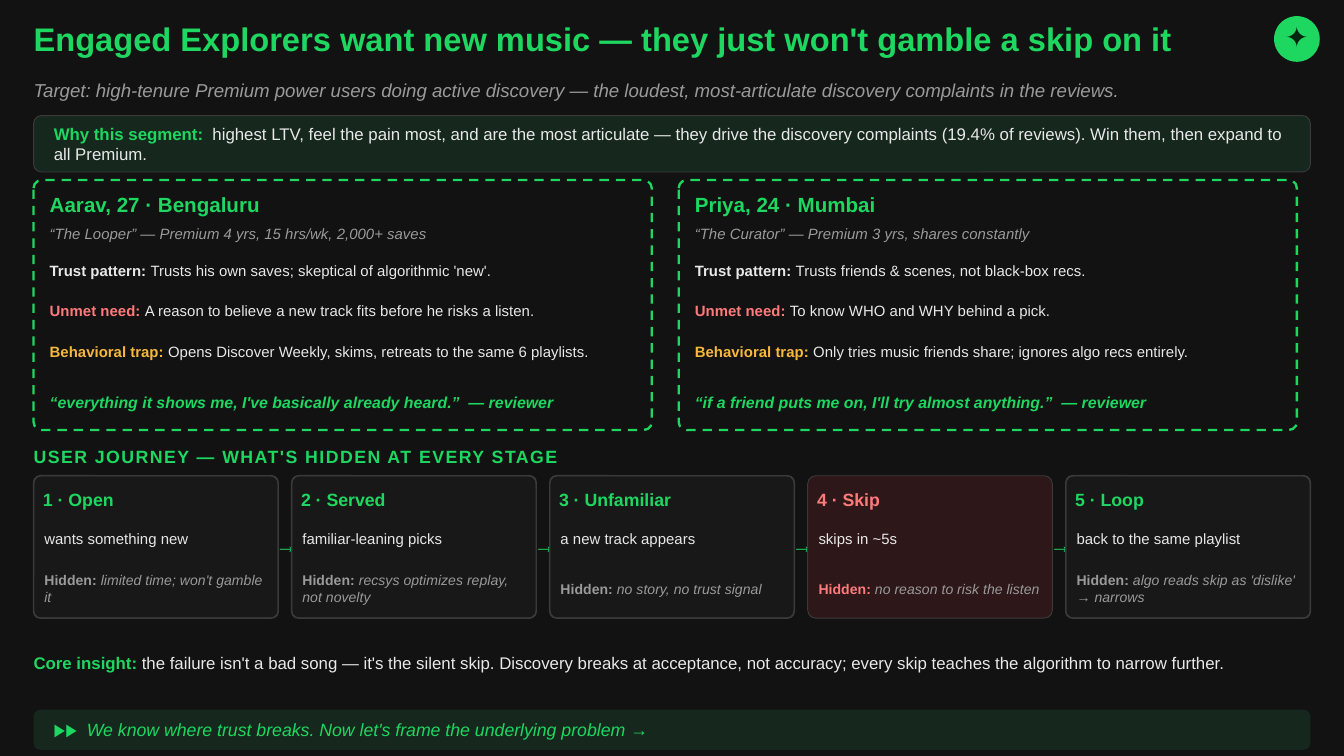
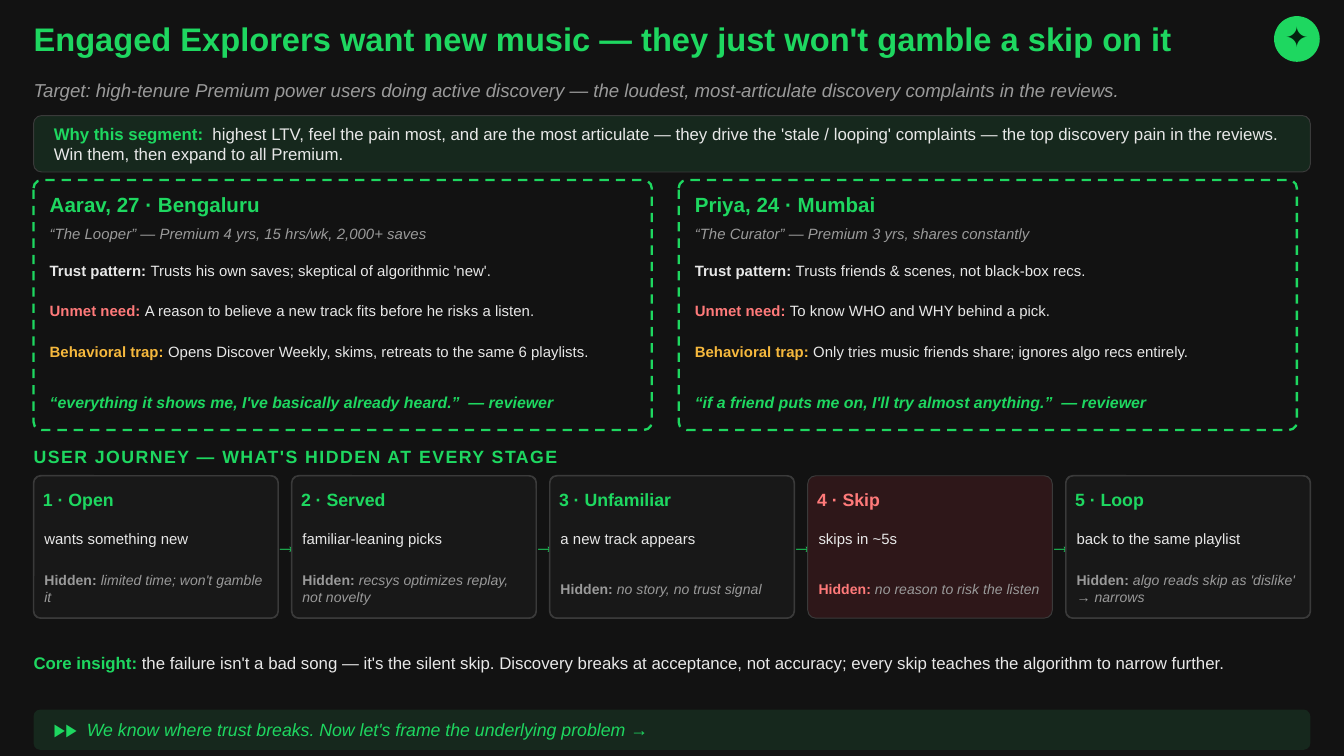
Before and after one commit to nityagupta25/spotify-discovery-engine, a slide deck: slide 3 of Off_Repeat_Deck_TopFellow.pptx. Drawn at 1344x756 pixels with LibreOffice and Linux fonts; fonts in the diff are those of the drawing. Boxes give left, top, right and bottom in pixels: in the first picture for what was removed or moved away, otherwise in the second. Text is boxed around its words. In the diff, an @@ line names an element or a change of style, - is before the commit and + after.

```diff
--- a/Off_Repeat_Deck_TopFellow.pptx
+++ b/Off_Repeat_Deck_TopFellow.pptx
@@ text at bbox=[54, 128, 1278, 164]: text changed @@
-Why this segment: highest LTV, feel the pain most, and are the most articulate — they drive the discovery complaints (19.4% of reviews). Win them, then expand to all Premium.
+Why this segment: highest LTV, feel the pain most, and are the most articulate — they drive the 'stale / looping' complaints — the top discovery pain in the reviews. Win them, then expand to all Premium.
```
Also in this commit, not shown: 4 other slides changed, 2 other files.
